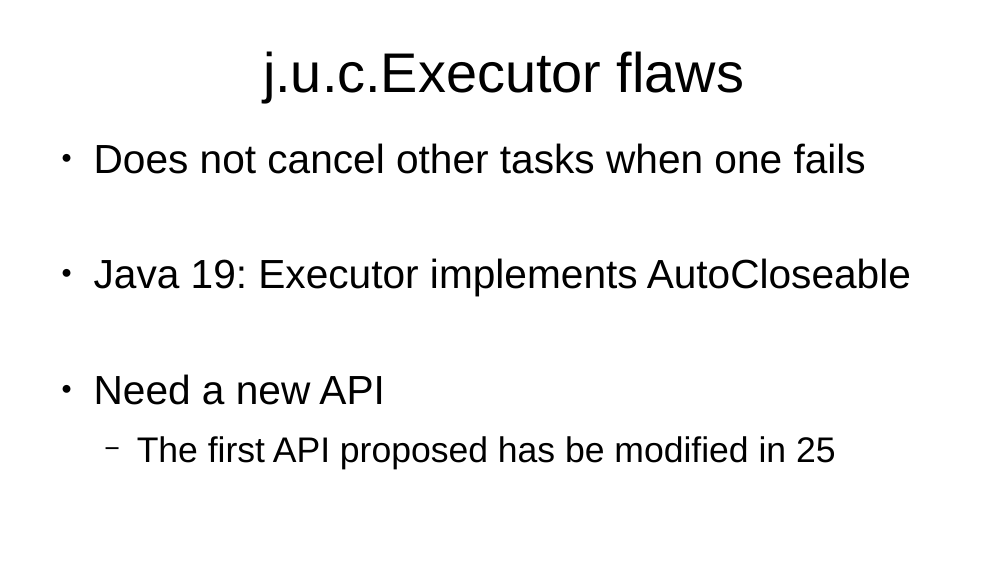
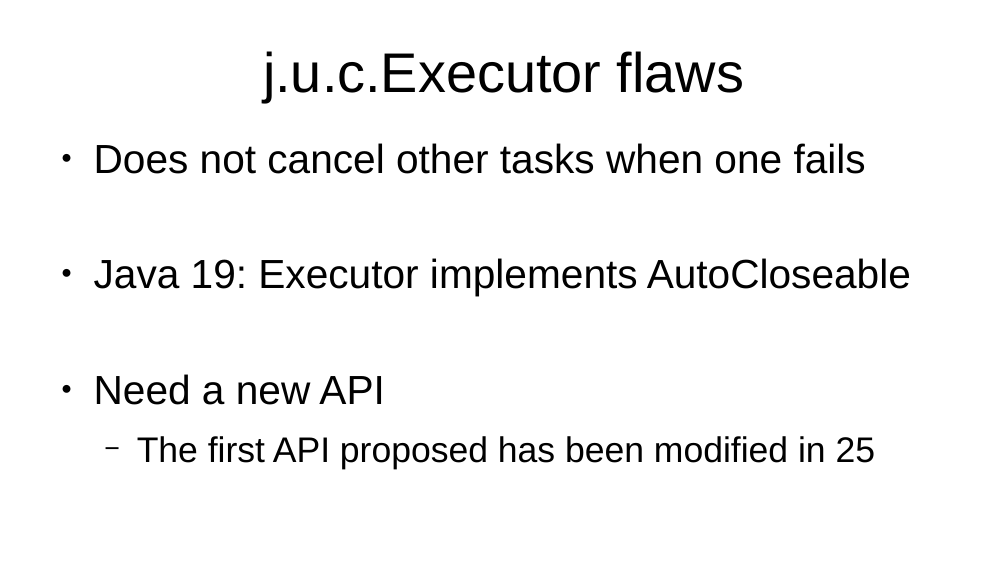
Before and after one commit to forax/java-25-demo, a slide deck: slide 33 of java-25.odp. Drawn at 1008x567 pixels with LibreOffice and Linux fonts; fonts in the diff are those of the drawing. Boxes give left, top, right and bottom in pixels: in the first picture for what was removed or moved away, otherwise in the second. Text is boxed around its words. In the diff, an @@ line names an element or a change of style, - is before the commit and + after.

```diff
--- a/java-25.odp
+++ b/java-25.odp
@@ text at (x1=137, y1=436, x2=876, y2=469): text changed @@
-  − The first API proposed has be modified in 25
+  − The first API proposed has been modified in 25
```
Also in this commit, not shown: 2 other slides changed, 1 slide added, 1 other file.
